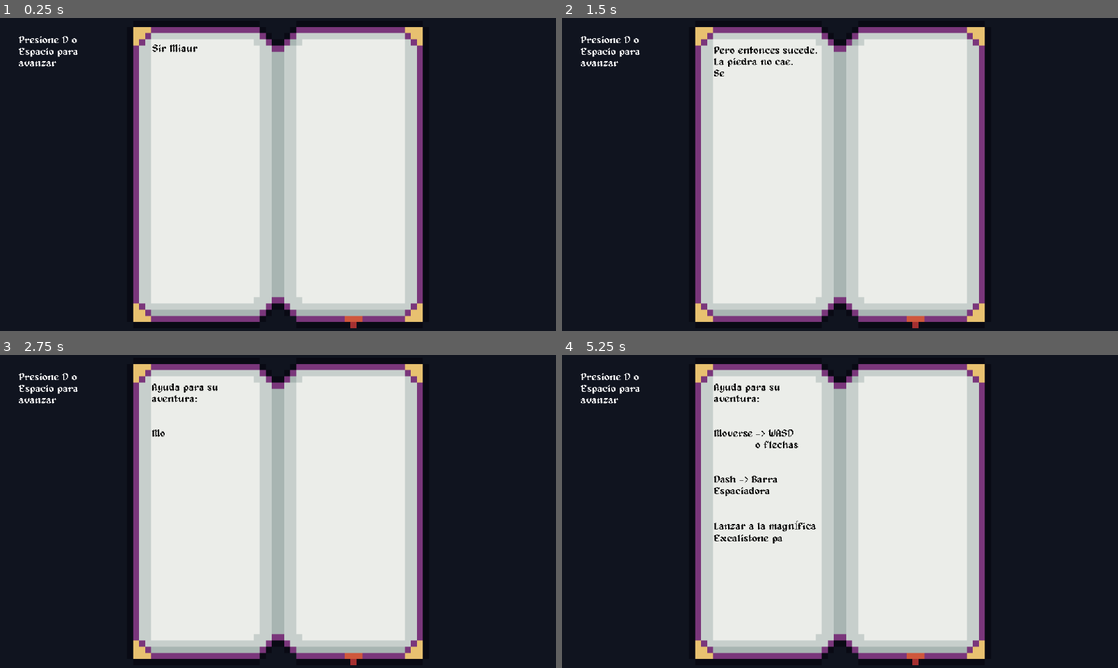
Above: before the commit, frames 1-4 (two rows, left to right).
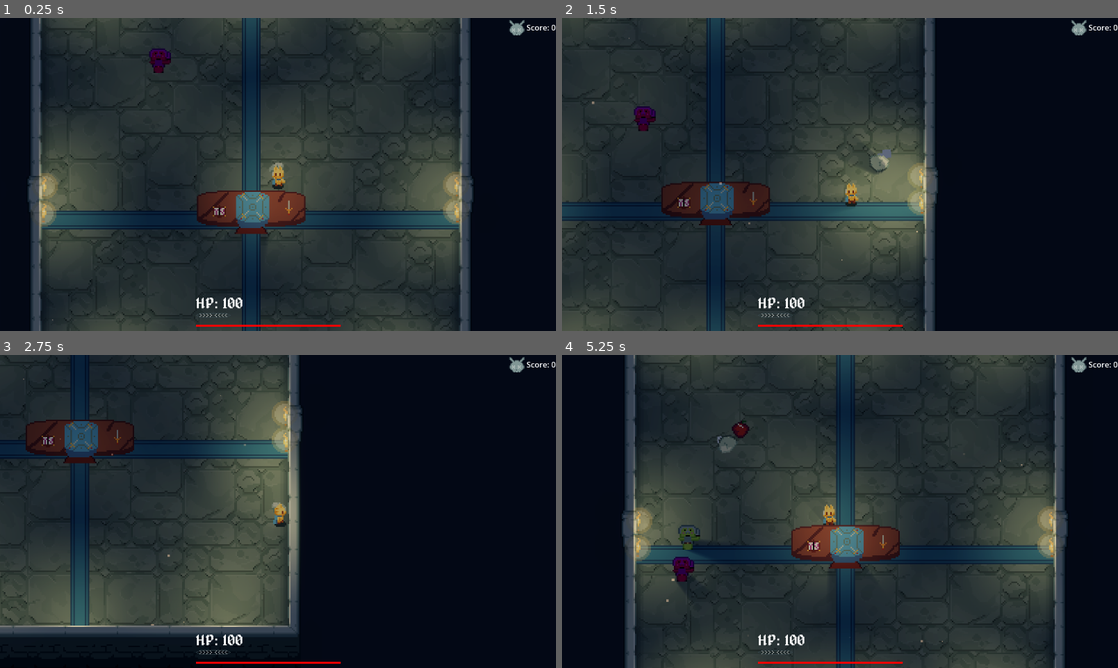
Above: after the commit, the same moments.

Repository: GastonVerussa2/Jamtastic
Game: Godot game, scene res://escenas/escena_principal/main_scene.tscn
The game is run twice, just before and just after one commit, with the same random seed, the same clock (stepped at 60 frames per second) and the same inputs.
Inputs (mouse positions are in pixels of both pictures, inside the frame that each line leads up to):
- Up to frame 1 (0.25 s): no input
- Up to frame 2 (1.5 s): move the mouse to (962, 158) at 0.52 s; press the mouse at (962, 158) at 0.53 s; hold D (right) 0.53-1.28 s; move the mouse to (728, 190) at 1.27 s; release the mouse at (728, 190) at 1.28 s; hold S (down) from 1.28 s (still down); tap B (barra) at 1.35 s
- Up to frame 3 (2.75 s): move the mouse to (333, 442) at 2.02 s; release S (down) at 2.03 s; hold D (right) from 2.03 s (still down); hold Space (dash) from 2.03 s (still down)
- Up to frame 4 (5.25 s): move the mouse to (812, 574) at 2.77 s; release D (right) at 2.78 s; release Space (dash) at 2.78 s; hold W (up) 2.78-3.53 s; tap L (disable_spawn) at 2.85 s; move the mouse to (1006, 558) at 3.52 s; hold A (left) 3.53-5.03 s; tap G (gregory) at 3.6 s; move the mouse to (673, 464) at 4.27 s; click (673, 464) at 4.35 s; move the mouse to (867, 511) at 5.02 s; hold S (down) from 5.03 s (still down); tap B (barra) at 5.1 s

The runs differ from the first frame. In frame 1, 72% of the frame differs, in the area x 3-100%, y 0-100%; in frame 2, 66%; in frame 3, 63%; in frame 4, 72%.

Commit message:
tengo miedo

Diff:
--- a/escenas/enemigos/enemigo/enemy_ranged.gd
+++ b/escenas/enemigos/enemigo/enemy_ranged.gd
@@ -17,27 +17,21 @@
 func _ready():
 	main = get_tree().get_first_node_in_group("main")
 	health = 4 + main.level
-	speed = 50.0 + 3 * main.level
+	speed = 35.0 + 3 * main.level
 	player = get_tree().get_first_node_in_group("player")
 	sonido_spawn.volume_linear = SoundManager.get_sound()
 	sonido_spawn.play()
+	direction = Vector2.RIGHT.rotated(randf_range(0.0, 360.0))
+	change_direction_timer.timeout.connect(change_direction)
 
 
 func _physics_process(_delta):
-
-	var target_position: Vector2
-
-	if player:
-		target_position = player.global_position
-	else:
-		target_position = fake_target
 
 	velocity = direction * speed
 	move_and_slide()
 
 func change_direction():
-	pass
-	#var direction = Vector2.RIGHT.rotated()
+	direction = Vector2.RIGHT.rotated(randf_range(0.0, 360.0))
 
 func get_hit(damage: int):
 	health -= damage
--- a/escenas/enemigos/enemigo/enemy_ranged.tscn
+++ b/escenas/enemigos/enemigo/enemy_ranged.tscn
@@ -26,13 +26,14 @@
 stream = ExtResource("1_2hkyt")
 max_distance = 4096.0
 
-[node name="enemy" type="CharacterBody2D" parent="." unique_id=1142249714 node_paths=PackedStringArray("sonido_spawn", "sprite") groups=["enemy"]]
+[node name="enemy" type="CharacterBody2D" parent="." unique_id=1142249714 node_paths=PackedStringArray("sonido_spawn", "sprite", "change_direction_timer") groups=["enemy"]]
 collision_layer = 2
 collision_mask = 39
 motion_mode = 1
 script = ExtResource("2_k71ir")
 sonido_spawn = NodePath("../sonido_spawn")
 sprite = NodePath("Sprite2D")
+change_direction_timer = NodePath("ChangeDirection")
 
 [node name="PointLight2D" type="PointLight2D" parent="enemy" unique_id=765514006]
 visible = false
@@ -64,4 +65,5 @@
 occluder_light_mask = 3
 
 [node name="ChangeDirection" type="Timer" parent="enemy" unique_id=1798222535]
+wait_time = 2.0
 autostart = true
--- a/escenas/escena_principal/escena_principal.gd
+++ b/escenas/escena_principal/escena_principal.gd
@@ -16,7 +16,7 @@
 const ICON_DAMAGE = preload("res://sprites/dano_up.png")
 const ICON_HEALTH = preload("res://sprites/Corazon_hp_up.png")
 
-var _nivel_actual: int = 1
+var _nivel_actual: int = 2
 var _nivel_instanciado: Node
 
 var hp: HpControl
--- a/escenas/niveles/nivel_1/nivel_1.tscn
+++ b/escenas/niveles/nivel_1/nivel_1.tscn
@@ -14,7 +14,8 @@
 [ext_resource type="Texture2D" uid="uid://dfyd5517cxc7y" path="res://sprites/new_lvl_3/glow-small.png" id="12_2hd03"]
 [ext_resource type="Script" uid="uid://djwh2f5dmu6wf" path="res://escenas/niveles/nivel_1/main_music.gd" id="13_67iee"]
 [ext_resource type="Script" uid="uid://c1tjrjgmafnbu" path="res://escenas/niveles/nivel_1/food_spawner.gd" id="14_0nesf"]
-[ext_resource type="PackedScene" path="res://escenas/light.tscn" id="14_67iee"]
+[ext_resource type="PackedScene" uid="uid://b83oa58q3prbw" path="res://escenas/light.tscn" id="14_67iee"]
+[ext_resource type="PackedScene" uid="uid://bjamnxj3mc2mw" path="res://escenas/enemigos/enemigo/enemy_ranged.tscn" id="16_xjemj"]
 
 [sub_resource type="Environment" id="Environment_67iee"]
 background_mode = 3
@@ -257,11 +258,11 @@
 0:6/0/occlusion_layer_0/polygon_0/polygon = SubResource("OccluderPolygon2D_kqfcl")
 0:6/0/physics_layer_0/polygon_0/points = PackedVector2Array(-9, -9, 9, -9, 9, 9, -9, 9)
 1:6/0 = 0
-1:6/0/z_index = 15
+1:6/0/z_index = 30
 1:6/0/occlusion_layer_0/polygon_0/polygon = SubResource("OccluderPolygon2D_nh5gx")
 1:6/0/physics_layer_0/polygon_0/points = PackedVector2Array(9, 9, 9, 4, -9, 4, -9, 9)
 2:6/0 = 0
-2:6/0/z_index = 15
+2:6/0/z_index = 30
 2:6/0/occlusion_layer_0/polygon_0/polygon = SubResource("OccluderPolygon2D_lptvh")
 2:6/0/physics_layer_0/polygon_0/points = PackedVector2Array(9, 9, 9, 4, -9, 4, -9, 9)
 3:6/0 = 0
@@ -442,7 +443,7 @@
 [node name="level_1" type="Node2D" unique_id=2120848633]
 
 [node name="protagonista" parent="." unique_id=1441778440 instance=ExtResource("2_w5axy")]
-position = Vector2(16, -24)
+position = Vector2(19, -25)
 
 [node name="spawner" parent="." unique_id=698146440 instance=ExtResource("6_7j4at")]
 
@@ -679,3 +680,6 @@
 
 [node name="light3" parent="lights" unique_id=533149356 instance=ExtResource("14_67iee")]
 position = Vector2(0, -163)
+
+[node name="enemy" parent="." unique_id=726940585 instance=ExtResource("16_xjemj")]
+position = Vector2(-66, -112)
Not shown: 1 places in escenas/niveles/nivel_1/nivel_1.tscn that only renumber resources
